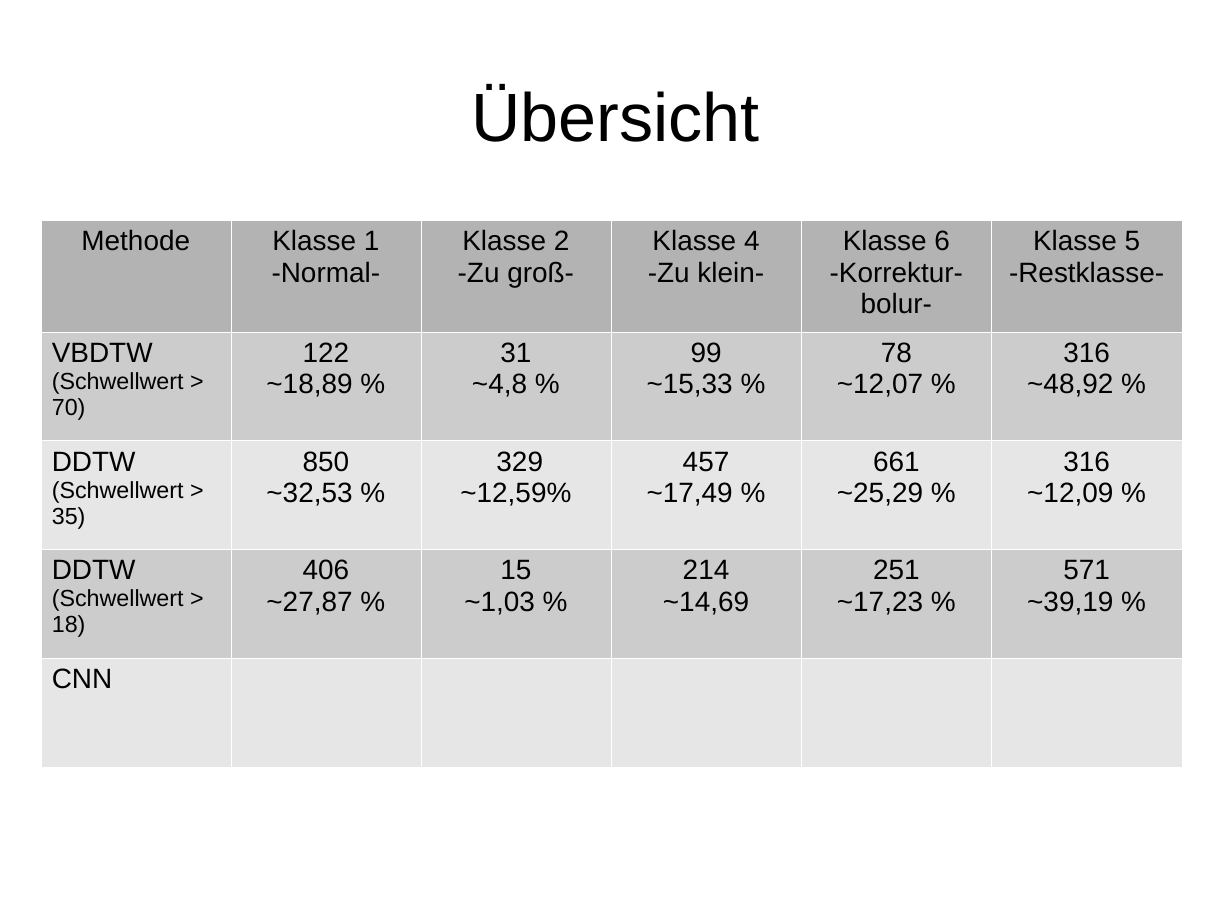
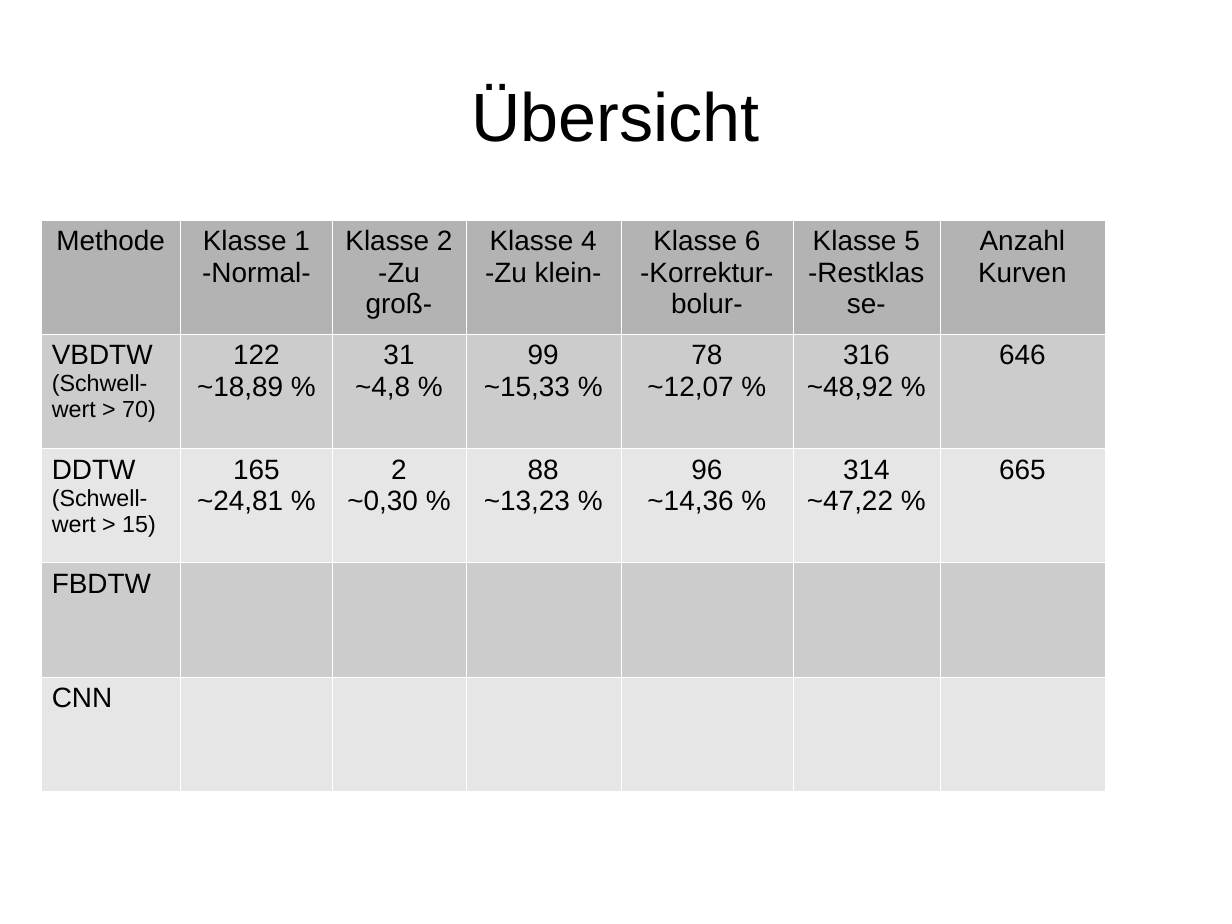
Before and after one commit to HannahSyrek/MTAnalysisOfCGMCurves, a slide deck: slide 9 of presentations/presentation_21_03_18.odp (slide 5 before the commit). Drawn at 1232x924 pixels with LibreOffice and Linux fonts; fonts in the diff are those of the drawing. Boxes give left, top, right and bottom in pixels: in the first picture for what was removed or moved away, otherwise in the second. Text is boxed around its words. In the diff, an @@ line names an element or a change of style, - is before the commit and + after.

```diff
--- a/presentations/presentation_21_03_18.odp
+++ b/presentations/presentation_21_03_18.odp
@@ table at [41,220,1106,793] @@
-column 1: Methode | VBDTW / (Schwellwert > 70) | DDTW / (Schwellwert > 35) | DDTW / (Schwellwert > 18) | CNN
-column 2: Klasse 1 / -Normal- | 122 / ~18,89 % | 850 / ~32,53 % | 406 / ~27,87 % | 
-column 3: Klasse 2 / -Zu groß- | 31 / ~4,8 % | 329 / ~12,59% | 15 / ~1,03 % | 
-column 4: Klasse 4 / -Zu klein- | 99 / ~15,33 % | 457 / ~17,49 % | 214 / ~14,69 | 
-column 5: Klasse 6 / -Korrektur-bolur- | 78 / ~12,07 % | 661 / ~25,29 % | 251 / ~17,23 % | 
-column 6: Klasse 5 / -Restklasse- | 316 / ~48,92 % | 316 / ~12,09 % | 571 / ~39,19 % | 
+column 1: Methode | VBDTW / (Schwell-wert > 70) | DDTW / (Schwell-wert > 15) | FBDTW | CNN
+column 2: Klasse 1 / -Normal- | 122 / ~18,89 % | 165 / ~24,81 % |  | 
+column 3: Klasse 2 / -Zu groß- | 31 / ~4,8 % | 2 / ~0,30 % |  | 
+column 4: Klasse 4 / -Zu klein- | 99 / ~15,33 % | 88 / ~13,23 % |  | 
+column 5: Klasse 6 / -Korrektur-bolur- | 78 / ~12,07 % | 96 / ~14,36 % |  | 
+column 6: Klasse 5 / -Restklasse- | 316 / ~48,92 % | 314 / ~47,22 % |  | 
+column 7: Anzahl / Kurven | 646 | 665 |  | 
@@ table: place and size @@
-table at [41,220,1182,765]
+table at [41,220,1106,793]
```
Also in this commit, not shown: 2 other slides changed, 6 slides added, 3 slides removed, 13 other files.
